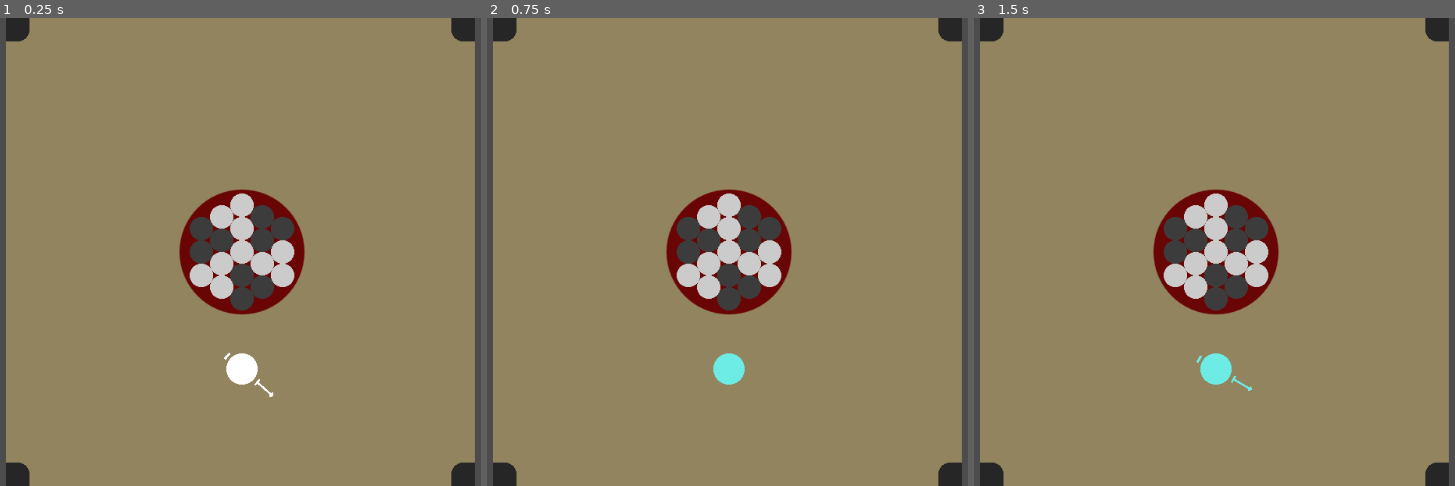
Above: before the commit, frames 1-3 (left to right).
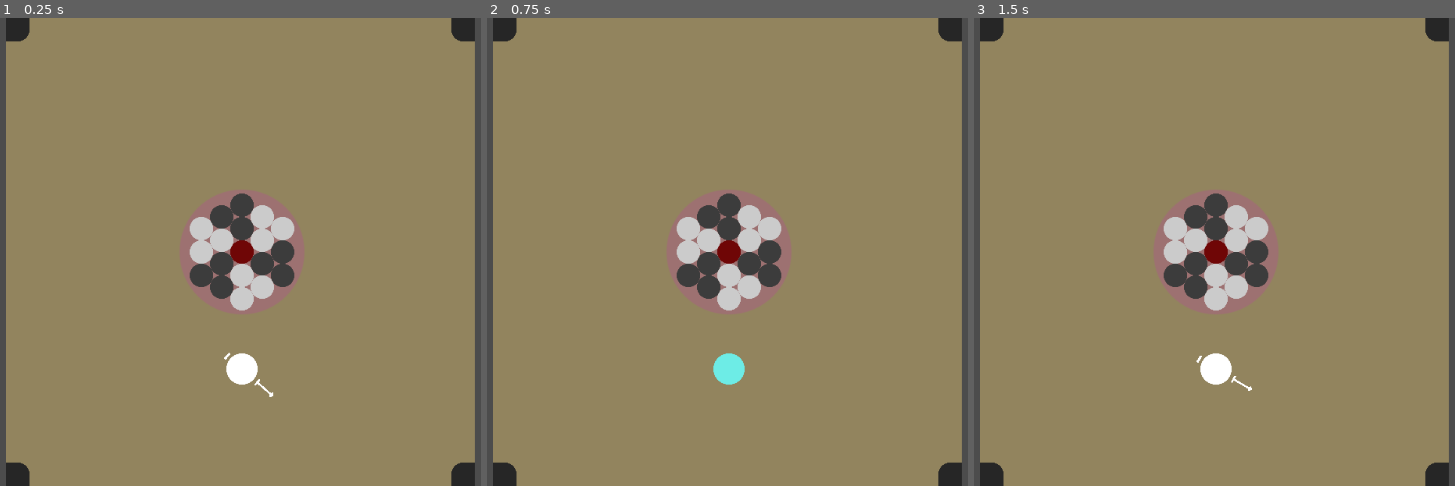
Above: after the commit, the same moments.

Repository: Ajver/Carrom
Game: Godot game, scene res://Scenes/Board/Board.tscn
The game is run twice, just before and just after one commit, with the same random seed, the same clock (stepped at 60 frames per second) and the same inputs.
Inputs (mouse positions are in pixels of both pictures, inside the frame that each line leads up to):
- Up to frame 1 (0.25 s): no input
- Up to frame 2 (0.75 s): tap Enter at 0.5 s; move the mouse to (727, 369) at 0.52 s; click (727, 369) at 0.6 s
- Up to frame 3 (1.5 s): tap Space at 1.25 s; move the mouse to (1055, 275) at 1.27 s; hold S from 1.28 s (still down); tap Q at 1.35 s

The runs differ from the first frame. In frame 1, 5.5% of the frame differs, in the area x 37-64%, y 36-64%; in frame 2, 5.5%; in frame 3, 5.9%, in the area x 37-64%, y 36-80%.

Commit message:
bugfix + new game

Diff:
--- a/Scenes/Board/Board.gd
+++ b/Scenes/Board/Board.gd
@@ -10,6 +10,7 @@
 
 func _input(event) -> void:
 	if Input.is_key_pressed(KEY_S):
+		disk_manager.enter_prepare_mode()
 		new_game()
 
 func make_everything_rigid() -> void:
--- a/Scenes/Board/Board.tscn
+++ b/Scenes/Board/Board.tscn
@@ -43,12 +43,11 @@
 [node name="CenterOfBoard" type="Position2D" parent="."]
 
 [node name="circle" type="Sprite" parent="CenterOfBoard"]
-modulate = Color( 0.415686, 0.0235294, 0.0235294, 1 )
+modulate = Color( 0.619608, 0.447059, 0.447059, 1 )
 scale = Vector2( 0.8, 0.8 )
 texture = ExtResource( 4 )
 
 [node name="DisksManager" type="Node2D" parent="."]
-visible = false
 script = ExtResource( 5 )
 
 [node name="Edges" type="StaticBody2D" parent="."]
--- a/Scenes/Board/Corner.tscn
+++ b/Scenes/Board/Corner.tscn
@@ -4,9 +4,11 @@
 [ext_resource path="res://OnePixel.png" type="Texture" id=2]
 
 [sub_resource type="CircleShape2D" id=1]
-radius = 15.0
+radius = 5.0
 
-[node name="Corner" type="Area2D"]
+[node name="Corner" type="Area2D" groups=[
+"corners",
+]]
 modulate = Color( 0.152941, 0.152941, 0.152941, 1 )
 collision_layer = 8
 collision_mask = 0
--- a/Scenes/Board/DisksManager.gd
+++ b/Scenes/Board/DisksManager.gd
@@ -5,12 +5,10 @@
 
 const DISKS_COLORS = [
 	Color8(204, 204, 204),
-	Color8(61, 61, 61)
+	Color8(61, 61, 61),
+	Color8(112, 7, 7)
 ]
 
-var disks_pool : Array = []
-var foo : Array = []
-var main_disk = null
 var has_main_disk : bool = false
 
 const DISK_D : float = 30.0
@@ -18,53 +16,44 @@
 
 var in_prepare_mode = true
 
-func _ready() -> void:
-	hide()
-	create_disks()
+func new_game() -> void:
+	remove_all_children()
+	call_deferred("register_new_disks")
+	#register_new_disks()
 
-func create_disks() -> void:
-	for i in range(19):
-		var disk = Disk.instance()
-		disks_pool.append(disk)
-		disk.modulate = DISKS_COLORS[i%2]
+func remove_all_children() -> void:
+	for disk in get_children():
+		disk.queue_free()
 
-	main_disk = MainDisk.instance()
-
-func new_game() -> void:
-	get_all_disks_from_pool()
-	set_disks_start_position()
-	show()
-
-func set_disks_start_position() -> void:
-	get_child(0).position = Vector2.ZERO
-
+func register_new_disks() -> void:
 	var SQRT_3 = 1.732
 
-	set_position_of_6_disks(1, DISK_D, 0.0)
-	set_position_of_6_disks(7, DISK_D*2, 0.0)
-	set_position_of_6_disks(13, DISK_D * SQRT_3, PI / 6.0)
+	create_disk(Vector2.ZERO, DISKS_COLORS[2])
+	create_6_disks(DISK_D, 0.0)
+	create_6_disks(DISK_D*2, 0.0)
+	create_6_disks(DISK_D * SQRT_3, PI / 6.0)
 
+	var main_disk = MainDisk.instance()
+	add_child(main_disk)
 	main_disk.position = Vector2(0, DISK_D * 5)
-	main_disk.collision_layer = 1
 
-func set_position_of_6_disks(from:int, R:float, angle:float):
+func create_6_disks(R:float, angle:float):
 	var PI_OVER_3 = PI / 3.0
 
-	for i in range(from, from+6):
-		var disk = get_child(i)
+	for i in range(6):
 		var disk_x = sin(angle) * R
 		var disk_y = cos(angle) * R
-		disk.position = Vector2(disk_x, disk_y)
+
+		create_disk(Vector2(disk_x, disk_y), DISKS_COLORS[i%2])
+
 		angle += PI_OVER_3
 
-func get_all_disks_from_pool() -> void:
-	for i in range(disks_pool.size()):
-		add_child(disks_pool.pop_back())
-
-	if not has_main_disk:
-		main_disk.collision_layer = 0
-		add_child(main_disk)
-		has_main_disk = true
+func create_disk(disk_position, disk_modulate):
+	var disk = Disk.instance()
+	add_child(disk)
+	disk.modulate = disk_modulate
+	disk.set_disk_manager(self)
+	disk.position = disk_position
 
 func _process(delta):
 	if in_prepare_mode:
@@ -74,7 +63,7 @@
 		if disk.linear_velocity.length() > MIN_DISK_SPEED:
 			return
 
-	enter_preapare_mode()
+	enter_prepare_mode()
 
 func make_everything_rigid() -> void:
 	for disk in get_children():
@@ -83,8 +72,12 @@
 	yield(get_tree().create_timer(0.1), "timeout")
 	in_prepare_mode = false
 
-func enter_preapare_mode() -> void:
+func enter_prepare_mode() -> void:
 	for disk in get_children():
-		disk.enter_preapare_mode()
+		disk.enter_prepare_mode()
 
 	in_prepare_mode = true
+
+func disk_reached(disk) -> void:
+	#call_deferred("remove_child", disk)
+	pass
--- a/Scenes/Disks/Disk.gd
+++ b/Scenes/Disks/Disk.gd
@@ -1,7 +1,17 @@
 extends RigidBody2D
+
+var disk_manager = null
+
+func set_disk_manager(dm):
+	disk_manager = dm
 
 func make_rigid() -> void:
 	mode = MODE_RIGID
 
-func enter_preapare_mode() -> void:
+func enter_prepare_mode() -> void:
 	mode = MODE_STATIC
+
+func _on_Corner_entered(area):
+	if area.is_in_group("corners"):
+		queue_free()
+		disk_manager.disk_reached(self)
--- a/Scenes/Disks/Disk.tscn
+++ b/Scenes/Disks/Disk.tscn
@@ -32,7 +32,9 @@
 
 [node name="Area2D" type="Area2D" parent="."]
 collision_layer = 2
-collision_mask = 2
+collision_mask = 8
 
 [node name="CollisionShape2D" type="CollisionShape2D" parent="Area2D"]
 shape = SubResource( 2 )
+
+[connection signal="area_entered" from="Area2D" to="." method="_on_Corner_entered"]
--- a/Scenes/Disks/MainDisk.gd
+++ b/Scenes/Disks/MainDisk.gd
@@ -42,8 +42,10 @@
 
 	var areas = area.get_overlapping_areas()
 	if areas.size() == 0:
-		global_position = area.global_position
-		area.position = Vector2.ZERO
+		var bodies = area.get_overlapping_bodies()
+		if bodies.size() == 0:
+			global_position = area.global_position
+			area.position = Vector2.ZERO
 
 func _on_Mouse_entered() -> void:
 	is_mouse_in = true
@@ -64,7 +66,13 @@
 		modulate = COLORS[0]
 	pointer.show()
 
+func _on_Area2D_body_entered(body):
+	_on_wrong_area_entered()
+
 func _on_Area2D_area_entered(area) -> void:
+	_on_wrong_area_entered()
+
+func _on_wrong_area_entered() -> void:
 	if mode == MODE_RIGID:
 		return
 
@@ -74,7 +82,7 @@
 	mode = MODE_RIGID
 	pointer.hide()
 
-func enter_preapare_mode() -> void:
+func enter_prepare_mode() -> void:
 	mode = MODE_KINEMATIC
 
 	if not is_mouse_in:
--- a/Scenes/Disks/MainDisk.tscn
+++ b/Scenes/Disks/MainDisk.tscn
@@ -35,7 +35,7 @@
 
 [node name="Area2D" type="Area2D" parent="."]
 collision_layer = 4
-collision_mask = 18
+collision_mask = 50
 
 [node name="CollisionShape2D" type="CollisionShape2D" parent="Area2D"]
 shape = SubResource( 2 )
@@ -76,5 +76,6 @@
 [node name="StringStartPosition" type="Position2D" parent="Pointer"]
 
 [connection signal="area_entered" from="Area2D" to="." method="_on_Area2D_area_entered"]
+[connection signal="body_entered" from="Area2D" to="." method="_on_Area2D_body_entered"]
 [connection signal="mouse_entered" from="Area2D" to="." method="_on_Mouse_entered"]
 [connection signal="mouse_exited" from="Area2D" to="." method="_on_Mouse_exited"]
